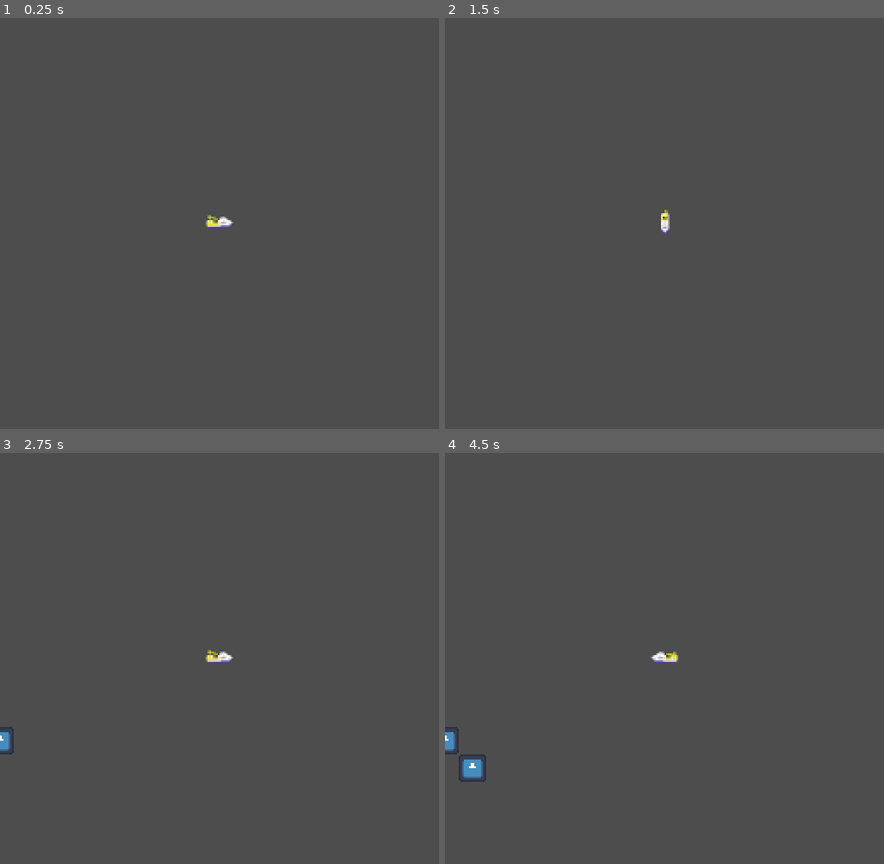
Above: before the commit, frames 1-4 (two rows, left to right).
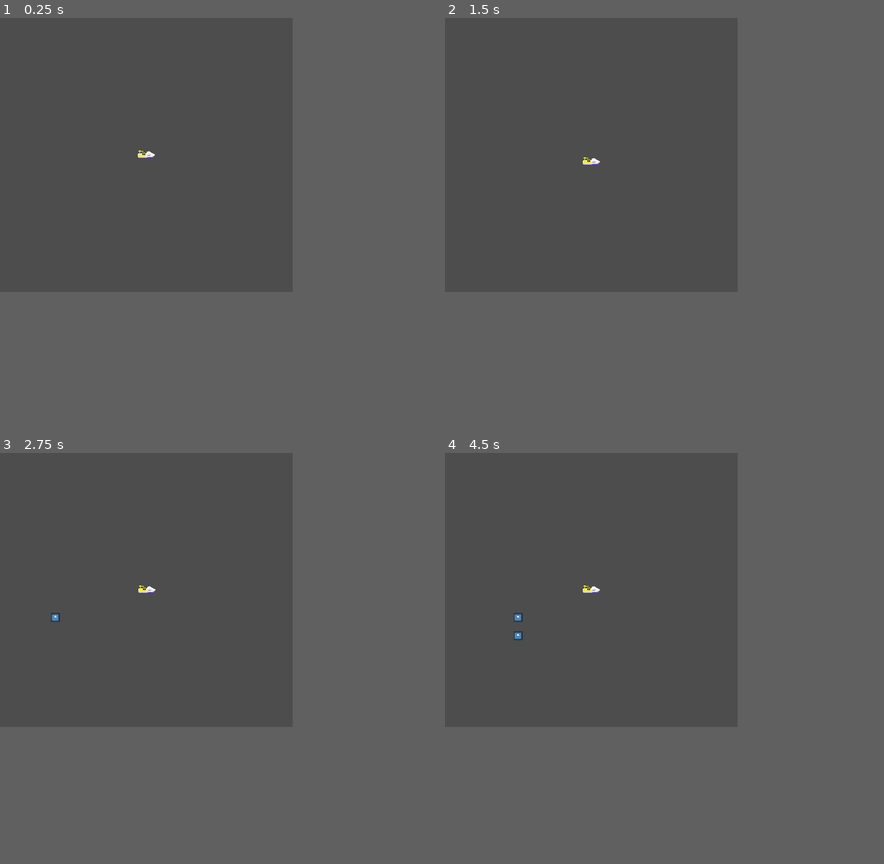
Above: after the commit, the same moments.

Repository: studentkrisk/minijam134
Game: Godot game, scene res://World/world.tscn
Same seed, same stepped clock (60 frames per second), same inputs: the game is played once before the commit and once after it. The engine's default icon, where the game draws it, is replaced by a stand-in: a white triangle on a blue panel in a dark square.
Inputs:
- Up to frame 1 (0.25 s): no input
- Up to frame 2 (1.5 s): tap Enter at 0.5 s; hold D (game_right) 0.53-1.28 s; tap Space (wait) at 0.6, 1.35 s; hold S (game_down) from 1.28 s (still down)
- Up to frame 3 (2.75 s): tap Space (wait) at 2, 2.1 s; release S (game_down) at 2.03 s; hold D (game_right) from 2.03 s (still down)
- Up to frame 4 (4.5 s): release D (game_right) at 2.78 s; hold W (game_up) 2.78-3.53 s; tap Space (wait) at 2.85, 3.6, 4.35 s; hold A (game_left) from 3.53 s (still down)
In our replay, the window is 768x720 before the commit and 512x480 after it. These sizes can differ from the game's own. Grey fills any space a smaller window leaves; there, only what the larger window draws over its background counts as a difference.

The runs differ from the first frame. In frame 1, 0.2% of the frame differs, in the area x 31-54%, y 32-52%; in frame 2, 0.2%; in frame 3, 0.4%; in frame 4, 0.7%, in the area x 0-54%, y 32-80%.

Commit message:
added files

Diff:
--- /dev/null
+++ b/Art/test_tile_set.tres
@@ -0,0 +1,73 @@
+[gd_resource type="TileSet" load_steps=3 format=3 uid="uid://c6bkfnkwqm057"]
+
+[ext_resource type="Texture2D" uid="uid://vie548wsuwa3" path="res://icon.svg" id="1_pmpoy"]
+
+[sub_resource type="TileSetAtlasSource" id="TileSetAtlasSource_6u7u4"]
+texture = ExtResource("1_pmpoy")
+0:0/0 = 0
+1:0/0 = 0
+2:0/0 = 0
+3:0/0 = 0
+4:0/0 = 0
+5:0/0 = 0
+6:0/0 = 0
+7:0/0 = 0
+0:1/0 = 0
+1:1/0 = 0
+2:1/0 = 0
+3:1/0 = 0
+4:1/0 = 0
+5:1/0 = 0
+6:1/0 = 0
+7:1/0 = 0
+0:2/0 = 0
+1:2/0 = 0
+2:2/0 = 0
+3:2/0 = 0
+4:2/0 = 0
+5:2/0 = 0
+6:2/0 = 0
+7:2/0 = 0
+0:3/0 = 0
+1:3/0 = 0
+2:3/0 = 0
+3:3/0 = 0
+4:3/0 = 0
+5:3/0 = 0
+6:3/0 = 0
+7:3/0 = 0
+0:4/0 = 0
+1:4/0 = 0
+2:4/0 = 0
+3:4/0 = 0
+4:4/0 = 0
+5:4/0 = 0
+6:4/0 = 0
+7:4/0 = 0
+0:5/0 = 0
+1:5/0 = 0
+2:5/0 = 0
+3:5/0 = 0
+4:5/0 = 0
+5:5/0 = 0
+6:5/0 = 0
+7:5/0 = 0
+0:6/0 = 0
+1:6/0 = 0
+2:6/0 = 0
+3:6/0 = 0
+4:6/0 = 0
+5:6/0 = 0
+6:6/0 = 0
+7:6/0 = 0
+0:7/0 = 0
+1:7/0 = 0
+2:7/0 = 0
+3:7/0 = 0
+4:7/0 = 0
+5:7/0 = 0
+6:7/0 = 0
+7:7/0 = 0
+
+[resource]
+sources/0 = SubResource("TileSetAtlasSource_6u7u4")
--- a/Enemies/Pirates.gd
+++ b/Enemies/Pirates.gd
@@ -1,8 +1,6 @@
 extends CharacterBody2D
 
 var player = null
-
-@onready var Cannon = preload("res://Enemies/cannon.tscn")
 
 func _turn():
 	if player != null:
@@ -10,33 +8,13 @@
 		if(abs(player.global_position.y - global_position.y) < abs(player.global_position.x - global_position.x)):
 			if(player.global_position.y < global_position.y):
 				inp = Vector2(0, -1)
-			elif player.global_position.y > global_position.y:
+			else:
 				inp = Vector2(0, 1)
-			else:
-				var dir = Vector2.ZERO
-				if player.global_position.x < global_position.x:
-					dir = Vector2(-1, 0)
-				else:
-					dir = Vector2(1, 0)
-				var cannon = Cannon.instantiate()
-				cannon.global_position = global_position
-				cannon.direction = dir
-				get_parent().add_child(cannon)
 		else:
 			if(player.global_position.x < global_position.x):
 				inp = Vector2(-1, 0)
-			elif(player.global_position.x > global_position.x):
+			else:
 				inp = Vector2(1, 0)
-			else:
-				var dir = Vector2.ZERO
-				if player.global_position.y < global_position.y:
-					dir = Vector2(0, -1)
-				else:
-					dir = Vector2(0, 1)
-				var cannon = Cannon.instantiate()
-				cannon.global_position = global_position
-				cannon.direction = dir
-				get_parent().add_child(cannon)
 		$Raycast2D.target_position = inp * Global.tile_size
 		if not $Raycast2D.is_colliding():
 			global_position += $Raycast2D.target_position
--- a/Global.gd
+++ b/Global.gd
@@ -1,3 +1,3 @@
 extends Node
 
-var tile_size = 16
+var tile_size = 32
--- a/Player/Player.gd
+++ b/Player/Player.gd
@@ -5,7 +5,6 @@
 signal turn_end
 
 func _physics_process(delta):
-	$AnimationTree.active = !$AnimationTree.active
 	if not $Raycast2D.is_colliding():
 		global_position += $Raycast2D.target_position
 		if moving:
@@ -22,11 +21,5 @@
 	)
 
 	if(inp != Vector2.ZERO):
-		$AnimationTree.set("parameters/blend_position", inp)
-
-	if(inp != Vector2.ZERO):
 		moving = true
 	$Raycast2D.target_position = inp * Global.tile_size
-
-func _on_area_2d_body_entered(body):
-	body.queue_free()
--- a/Player/Player.tscn
+++ b/Player/Player.tscn
@@ -1,153 +1,22 @@
-[gd_scene load_steps=15 format=3 uid="uid://bbew8w873l4qn"]
+[gd_scene load_steps=4 format=3 uid="uid://bbew8w873l4qn"]
 
 [ext_resource type="Script" path="res://Player/Player.gd" id="1_qeom8"]
-[ext_resource type="Texture2D" uid="uid://b3bhkmm5aai4t" path="res://Art/player.png" id="2_7m6nd"]
+[ext_resource type="Texture2D" uid="uid://bvgj7dpd62b17" path="res://Art/CableBoat.png" id="2_itd6c"]
 
 [sub_resource type="RectangleShape2D" id="RectangleShape2D_ucujw"]
-size = Vector2(15, 15)
-
-[sub_resource type="Animation" id="Animation_r3s8w"]
-resource_name = "Up"
-length = 0.001
-tracks/0/type = "value"
-tracks/0/imported = false
-tracks/0/enabled = true
-tracks/0/path = NodePath("Player:frame")
-tracks/0/interp = 1
-tracks/0/loop_wrap = true
-tracks/0/keys = {
-"times": PackedFloat32Array(0),
-"transitions": PackedFloat32Array(1),
-"update": 1,
-"values": [2]
-}
-
-[sub_resource type="Animation" id="Animation_q5288"]
-length = 0.001
-tracks/0/type = "value"
-tracks/0/imported = false
-tracks/0/enabled = true
-tracks/0/path = NodePath("Player:frame")
-tracks/0/interp = 1
-tracks/0/loop_wrap = true
-tracks/0/keys = {
-"times": PackedFloat32Array(0),
-"transitions": PackedFloat32Array(1),
-"update": 1,
-"values": [2]
-}
-
-[sub_resource type="Animation" id="Animation_6xxs3"]
-resource_name = "Down"
-length = 0.001
-tracks/0/type = "value"
-tracks/0/imported = false
-tracks/0/enabled = true
-tracks/0/path = NodePath("Player:frame")
-tracks/0/interp = 1
-tracks/0/loop_wrap = true
-tracks/0/keys = {
-"times": PackedFloat32Array(0),
-"transitions": PackedFloat32Array(1),
-"update": 1,
-"values": [3]
-}
-
-[sub_resource type="Animation" id="Animation_2wsyr"]
-resource_name = "Left"
-length = 0.001
-tracks/0/type = "value"
-tracks/0/imported = false
-tracks/0/enabled = true
-tracks/0/path = NodePath("Player:frame")
-tracks/0/interp = 1
-tracks/0/loop_wrap = true
-tracks/0/keys = {
-"times": PackedFloat32Array(0),
-"transitions": PackedFloat32Array(1),
-"update": 1,
-"values": [0]
-}
-
-[sub_resource type="Animation" id="Animation_gacpm"]
-resource_name = "Right"
-length = 0.001
-tracks/0/type = "value"
-tracks/0/imported = false
-tracks/0/enabled = true
-tracks/0/path = NodePath("Player:frame")
-tracks/0/interp = 1
-tracks/0/loop_wrap = true
-tracks/0/keys = {
-"times": PackedFloat32Array(0),
-"transitions": PackedFloat32Array(1),
-"update": 1,
-"values": [1]
-}
-
-[sub_resource type="AnimationLibrary" id="AnimationLibrary_pdew2"]
-_data = {
-"Down": SubResource("Animation_6xxs3"),
-"Left": SubResource("Animation_2wsyr"),
-"RESET": SubResource("Animation_q5288"),
-"Right": SubResource("Animation_gacpm"),
-"Up": SubResource("Animation_r3s8w")
-}
-
-[sub_resource type="AnimationNodeAnimation" id="AnimationNodeAnimation_k7ejr"]
-animation = &"Left"
-
-[sub_resource type="AnimationNodeAnimation" id="AnimationNodeAnimation_02hwi"]
-animation = &"Right"
-
-[sub_resource type="AnimationNodeAnimation" id="AnimationNodeAnimation_835kg"]
-animation = &"Down"
-
-[sub_resource type="AnimationNodeAnimation" id="AnimationNodeAnimation_8fh0m"]
-animation = &"Up"
-
-[sub_resource type="AnimationNodeBlendSpace2D" id="AnimationNodeBlendSpace2D_gwoo2"]
-blend_point_0/node = SubResource("AnimationNodeAnimation_k7ejr")
-blend_point_0/pos = Vector2(-1, 0)
-blend_point_1/node = SubResource("AnimationNodeAnimation_02hwi")
-blend_point_1/pos = Vector2(1, 0)
-blend_point_2/node = SubResource("AnimationNodeAnimation_835kg")
-blend_point_2/pos = Vector2(0, 1)
-blend_point_3/node = SubResource("AnimationNodeAnimation_8fh0m")
-blend_point_3/pos = Vector2(0, -1)
+size = Vector2(32, 32)
 
 [node name="Player" type="CharacterBody2D"]
 collision_layer = 3
 script = ExtResource("1_qeom8")
 
-[node name="Player" type="Sprite2D" parent="."]
-scale = Vector2(0.5, 0.5)
-texture = ExtResource("2_7m6nd")
-hframes = 4
-frame = 2
-
 [node name="CollisionShape2D" type="CollisionShape2D" parent="."]
+position = Vector2(0, -0.25)
 shape = SubResource("RectangleShape2D_ucujw")
 
 [node name="Raycast2D" type="RayCast2D" parent="."]
 target_position = Vector2(0, 0)
 
-[node name="Area2D" type="Area2D" parent="."]
-collision_layer = 0
-collision_mask = 4
-
-[node name="CollisionShape2D" type="CollisionShape2D" parent="Area2D"]
-shape = SubResource("RectangleShape2D_ucujw")
-
-[node name="AnimationPlayer" type="AnimationPlayer" parent="."]
-libraries = {
-"": SubResource("AnimationLibrary_pdew2")
-}
-
-[node name="AnimationTree" type="AnimationTree" parent="."]
-tree_root = SubResource("AnimationNodeBlendSpace2D_gwoo2")
-anim_player = NodePath("../AnimationPlayer")
-active = true
-parameters/blend_position = Vector2(1, 2.08165e-12)
-
-[connection signal="body_entered" from="Area2D" to="." method="_on_area_2d_body_entered"]
+[node name="Sprite2D" type="Sprite2D" parent="."]
+texture_filter = 1
+texture = ExtResource("2_itd6c")
--- a/World/world.gd
+++ b/World/world.gd
@@ -1,10 +1,26 @@
 extends Node2D
 
+@onready var tileset = preload("res://Art/test_tile_set.tres")
+var noise = FastNoiseLite.new()
 var player
 
 func _ready():
 	player = $Player
 	$Player.turn_end.connect(_turn_end)
+	generate_islands(1)
+	noise.noise_type = FastNoiseLite.TYPE_PERLIN
 
 func _turn_end():
 	$Enemies._turn()
+
+func generate_islands(n):
+	for i in range(n):
+		for x in range(-5, 5):
+			for y in range(-5, 5):
+				if noise.get_noise_2d(x, y) > 0.3 + 0.4 * dist_squared(x, y):
+					$Islands/TileMap.set_cell(0, Vector2i(x, y))
+
+func dist_squared(x, y):
+	var dx = 2 * x / 10 - 1
+	var dy = 2 * y / 10 - 1
+	return dx*dx + dy*dy
--- a/World/world.tscn
+++ b/World/world.tscn
@@ -3,28 +3,25 @@
 [ext_resource type="Script" path="res://World/world.gd" id="1_sarla"]
 [ext_resource type="PackedScene" uid="uid://bbew8w873l4qn" path="res://Player/Player.tscn" id="2_4t7c6"]
 [ext_resource type="Script" path="res://World/Spawner.gd" id="3_cv7gn"]
-
-[sub_resource type="RectangleShape2D" id="RectangleShape2D_sm1o5"]
-size = Vector2(16, 16)
+[ext_resource type="TileSet" uid="uid://c6bkfnkwqm057" path="res://Art/test_tile_set.tres" id="4_kfi5i"]
 
 [node name="World" type="Node2D"]
 script = ExtResource("1_sarla")
 
 [node name="Player" parent="." instance=ExtResource("2_4t7c6")]
-position = Vector2(8, 8)
 
 [node name="RemoteTransform2D" type="RemoteTransform2D" parent="Player"]
 remote_path = NodePath("../../Camera2D")
 
-[node name="StaticBody2D" type="StaticBody2D" parent="."]
-position = Vector2(40, 24)
-
-[node name="CollisionShape2D" type="CollisionShape2D" parent="StaticBody2D"]
-shape = SubResource("RectangleShape2D_sm1o5")
-
 [node name="Camera2D" type="Camera2D" parent="."]
-position = Vector2(8, 8)
+position_smoothing_enabled = true
 
 [node name="Enemies" type="Node2D" parent="."]
 y_sort_enabled = true
 script = ExtResource("3_cv7gn")
+
+[node name="Islands" type="Node2D" parent="."]
+
+[node name="TileMap" type="TileMap" parent="Islands"]
+tile_set = ExtResource("4_kfi5i")
+format = 2
--- a/project.godot
+++ b/project.godot
@@ -21,8 +21,8 @@
 
 [display]
 
-window/size/viewport_width=256
-window/size/viewport_height=240
+window/size/viewport_width=512
+window/size/viewport_height=480
 window/size/mode=2
 window/stretch/mode="viewport"
 window/stretch/aspect="keep_width"
Binary file added: Art/CableBoat.png
Not shown, added: Art/CableBoat.png.import
